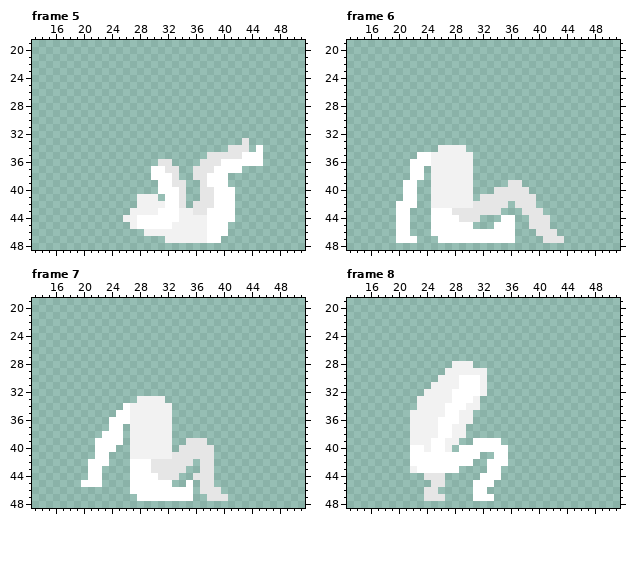
Edited in one commit: pixel-art file (Assets/Art/Characters/Player/Roll/Player_Roll_Right.aseprite). That is the earlier state.
64x64 pixels, 8 frames. Shown: frame 5: x 13..51, y 19..48; frame 6: x 13..51, y 19..48; frame 7: x 13..51, y 19..48; frame 8: x 13..51, y 19..48. The commit also changed other frames, which this record leaves out.
After:
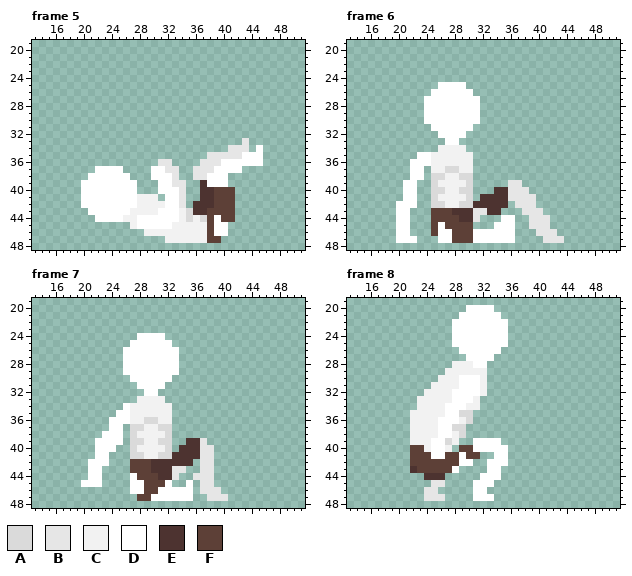
Palette (. is transparent): A #dadada  B #e6e6e6  C #f2f2f2  D #ffffff  E #4d3330  F #5d4037
Log entry: Roll Animations Completed
From old to new:
layer "Skin/Head" now shown
layer "Legs/Tattered" now shown
--- frame 5, layers "Legs/Tattered", "Skin/Head", "Skin/Chest"
@@ x 18..43 @@
 36 .............BB....BBBDDDD
-37 ............DDBB..BBBDDDD.
-38 ............DDDB..BBDDD...
-39 .............DDBB..BDDD...
-40 .............DDDB..BBDDD..
-41 ..........CCC.DDB..BBDDD..
-42 ..........CCCCDDB.BBBDDD..
-43 .........CCCCDDDCCBBDDDD..
-44 ........CCDDDDDDCCCCDDDD..
-45 .........CDDDDDCCCCCDDD...
-46 ...........CCCCCCCCCDDD...
-47 ..............CCCCCCDD....
+37 ....DDDD....DDBB..BBBDDDD.
+38 ...DDDDDD...DDDB..BBDDD...
+39 ..DDDDDDDD...DDBB..EDDD...
+40 ..DDDDDDDD...DDDB..EEFFF..
+41 ..DDDDDDDDCCC.DDB..EEFFF..
+42 ..DDDDDDDDCCCCDDB.EEEFFF..
+43 ...DDDDDDCCCCDDDCAEEFFFF..
+44 ....DDDDCCDDDDDDCACAFDFF..
+45 .........CDDDDDCCCCCFDD...
+46 ...........CCCCCCCCCFDD...
+47 ..............CCCCCCFF....
 48 ..........................
--- frame 6, layers "Legs/Tattered", "Skin/Head", "Skin/Chest"
@@ x 22..33 @@
 24 ............
-25 ............
-26 ............
-27 ............
-28 ............
-29 ............
-30 ............
-31 ............
-32 ............
-33 ............
+25 ....DDDD....
+26 ...DDDDDD...
+27 ..DDDDDDDD..
+28 ..DDDDDDDD..
+29 ..DDDDDDDD..
+30 ..DDDDDDDD..
+31 ...DDDDDD...
+32 ....DDDD....
+33 .....DD.....
 34 ....CCCC....
@@ x 23..37 @@
 36 DDCCCCCC.......
-37 D.CCCCCC.......
-38 D.CCCCCC.......
-39 ..CCCCCC.....BB
-40 ..CCCCCC...BBBB
-41 ..CCCCCC.BBBBBB
-42 ..CCCCCCBBBBB.B
-43 ..DDDBBBBBBB...
-44 ..DDDDBBB...DD.
-45 ..DDDDDD...DDD.
-46 ..DDDDDDDDDDDD.
-47 ...DDDDDDDDDDD.
+37 D.CCAACC.......
+38 D.AACCAA.......
+39 ..ACCCCA.....BB
+40 ..AACCAA...EEBB
+41 ..ACCCCA.EEEEBB
+42 ..AACCAAEEEEE.B
+43 ..FFFEEEBBEE...
+44 ..FFFFEEB...DD.
+45 ..FDFFFF...DDD.
+46 ..FDDFFFDDDDDD.
+47 ...DDFFFDDDDDD.
 48 ...............
--- frame 7, layers "Legs/Tattered", "Skin/Head", "Skin/Chest"
@@ x 24..35 @@
 23 ............
-24 ............
-25 ............
-26 ............
-27 ............
-28 ............
-29 ............
-30 ............
-31 ............
-32 ............
+24 ....DDDD....
+25 ...DDDDDD...
+26 ..DDDDDDDD..
+27 ..DDDDDDDD..
+28 ..DDDDDDDD..
+29 ..DDDDDDDD..
+30 ...DDDDDD...
+31 ....DDDD....
+32 .....DD.....
 33 ....CCCC....
@@ x 25..38 @@
 35 DDCCCCCC......
-36 DDCCCCCC......
-37 D.CCCCCC......
-38 D.CCCCCC......
-39 D.CCCCCC..BBB.
-40 ..CCCCCC.BBBBB
-41 ..CCCCCCBBBBBB
-42 ..DDDBBBBBB.BB
-43 ..DDDBBBBB..BB
-44 ..DDDDBBB..BBB
-45 ..DDDDDD..D.BB
-46 ..DDDDDDDDD.BB
-47 ...DDDDDDDD..B
+36 DDCCAACC......
+37 D.AACCAA......
+38 D.ACCCCA......
+39 D.AACCAA..EEB.
+40 ..ACCCCA.EEEBB
+41 ..AACCAAEEEEBB
+42 ..FFFEEEEEE.BB
+43 ..FFFEEEBB..BB
+44 ..DFFFEEB..BBB
+45 ..DDFFFD..D.BB
+46 ..DDFFDDDDD.BB
+47 ...FFDDDDDD..B
 48 ..............
--- frame 8, layers "Legs/Tattered", "Skin/Head", "Skin/Chest"
@@ x 26..37 @@
 19 ............
-20 ............
-21 ............
-22 ............
-23 ............
-24 ............
-25 ............
-26 ............
-27 ............
-28 ..CCC.......
+20 ....DDDD....
+21 ...DDDDDD...
+22 ..DDDDDDDD..
+23 ..DDDDDDDD..
+24 ..DDDDDDDD..
+25 ..DDDDDDDD..
+26 ...DDDDDD...
+27 ....DDDD....
+28 ..CCCDD.....
 29 .CCCCCC.....
@@ x 20..33 @@
 34 ...CCCCDDDCC..
-35 ..CCCCCDDCC...
-36 ..CCCCDDDCC...
-37 ..CCCCDDCC....
-38 ..CCCCDDCC....
-39 ..CCCDDCC..DDD
-40 ..DDCDDC.DDDDD
-41 ..DDDDDDDDDD..
-42 ..DDDDDDDDD..D
-43 ..CDDDDDD....D
-44 ....BBB.....DD
+35 ..CCCCCDDAA...
+36 ..CCCCDDDCA...
+37 ..CCCCDDAA....
+38 ..CCCCDDCA....
+39 ..CCCDDAC..DDD
+40 ..FFCDDC.FFDDD
+41 ..FFFDDFFDFF..
+42 ..FFFFFFFDD..D
+43 ..EFFFFFD....D
+44 ....EEE.....DD
 45 .....BB....DDD
Pixel boxes of the changes (left, top, right, bottom) in both pictures:
added: (81, 166, 137, 222)
changed: (186, 180, 235, 243)
added: (424, 82, 480, 145)
changed: (431, 166, 508, 243)
changed: (123, 333, 200, 501)
added: (452, 305, 508, 368)
changed: (410, 410, 480, 480)
